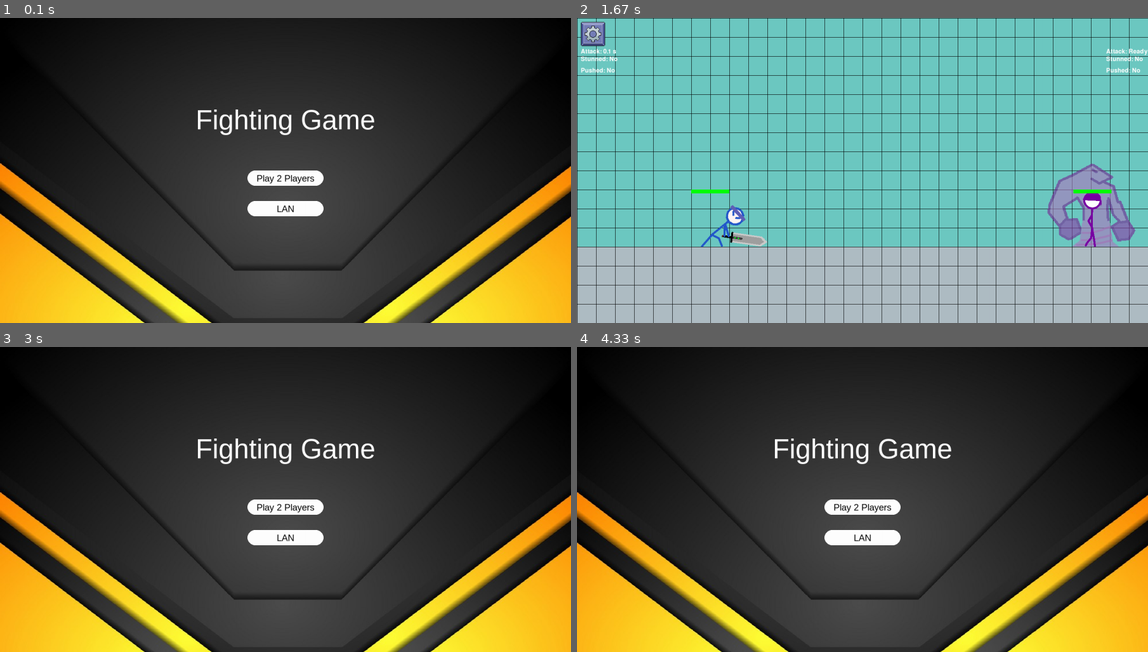
Above: before the commit, frames 1-4 (two rows, left to right).
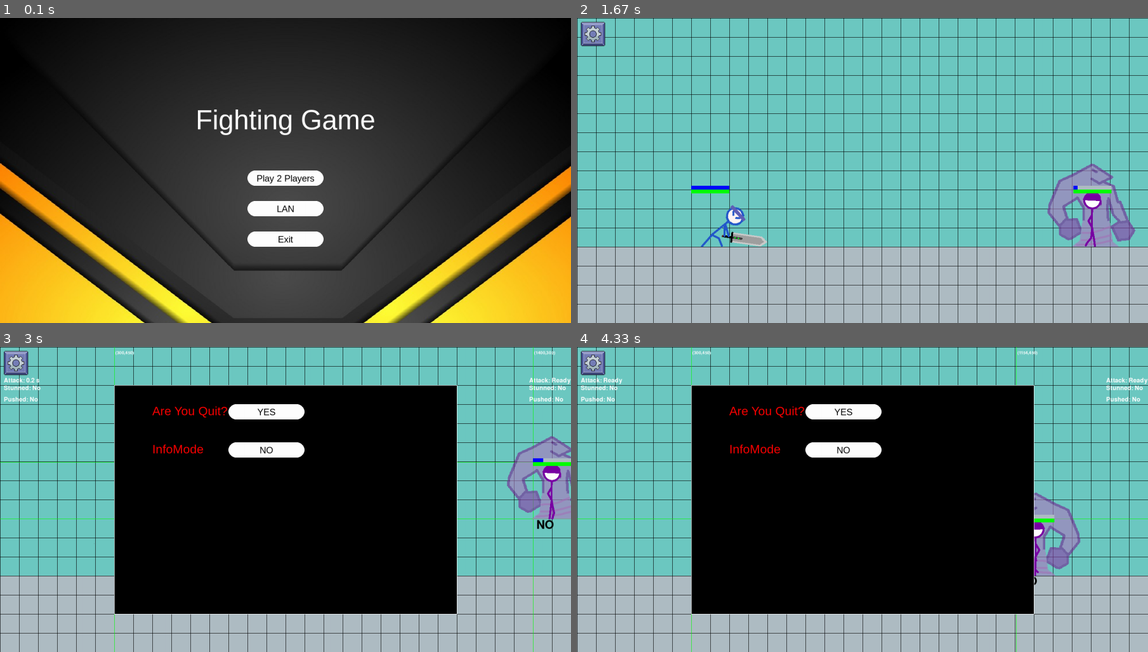
Above: after the commit, the same moments.

Repository: duyKhanh026/PythonPygameFighter
Game: pygame game, started from main.py
Two runs of this game, one before a commit and one after it. Both use one fixed random seed, a clock stepped at 60 frames per second and the inputs below.
Inputs (mouse positions are in pixels of both pictures, inside the frame that each line leads up to):
- Up to frame 1 (0.1 s): no input
- Up to frame 2 (1.67 s): click "Play 2 Players" at 0.38 s; hold P 0.67-1.13 s; hold Right 0.67-1.13 s; tap G at 1.22 s; hold Right from 1.55 s (still down); hold D from 1.55 s (still down); tap J at 1.62 s
- Up to frame 3 (3 s): tap J at 1.92, 2.83 s; release Right at 2.02 s; release D at 2.02 s; click (17, 362) at 2.15 s; click "YES" at 2.48 s; hold Up from 2.77 s (still down); hold W from 2.77 s (still down)
- Up to frame 4 (4.33 s): release Up at 3.07 s; release W at 3.07 s; hold Right 3.1-3.57 s; hold D 3.1-3.57 s; tap J at 3.17, 3.47, 3.67, 3.97, 4.23 s; tap E at 3.25 s; hold Left 3.6-4.13 s; hold A 3.6-4.13 s; tap G at 3.75 s; hold Left from 4.17 s (still down); hold A from 4.17 s (still down)

The runs differ from the first frame. In frame 1, 0.6% of the frame differs, in the area x 43-57%, y 70-75%; in frame 2, 0.5%; in frame 3, 99%, in the area x 0-100%, y 0-100%; in frame 4, 99%.

Commit message:
yare yare

Diff:
--- a/GUI/Menu.py
+++ b/GUI/Menu.py
@@ -1,4 +1,3 @@
-import sys
 import pygame
 from Values.values import *
 
@@ -22,18 +21,11 @@
         self.font_title = pygame.font.SysFont(font_use, 72)
         self.font_button = pygame.font.SysFont(font_use, 24)
 
-        # Button dimensions and colors
-        self.BUTTON_WIDTH = 200
-        self.BUTTON_HEIGHT = 40
-        self.BUTTON_MARGIN = 40  # Increased margin between buttons
-        self.BUTTON_COLOR = WHITE
-        self.BUTTON_TEXT_COLOR = BLACK
-
     # Function to draw a button
     def draw_button(self, text, x, y):
-        pygame.draw.rect(self.screen, self.BUTTON_COLOR, (x, y, self.BUTTON_WIDTH, self.BUTTON_HEIGHT), border_radius=20)
-        text_surface = self.font_button.render(text, True, self.BUTTON_TEXT_COLOR)
-        text_rect = text_surface.get_rect(center=(x + self.BUTTON_WIDTH // 2, y + self.BUTTON_HEIGHT // 2))
+        pygame.draw.rect(self.screen, BUTTON_COLOR, (x, y, BUTTON_WIDTH, BUTTON_HEIGHT), border_radius=20)
+        text_surface = self.font_button.render(text, True, BUTTON_TEXT_COLOR)
+        text_rect = text_surface.get_rect(center=(x + BUTTON_WIDTH // 2, y + BUTTON_HEIGHT // 2))
         self.screen.blit(text_surface, text_rect)
 
     # Function to draw the menu interface
@@ -46,8 +38,10 @@
         title_rect = game_title.get_rect(center=(self.window_width // 2, self.window_height // 3))
         self.screen.blit(game_title, title_rect)
         # Draw buttons
-        self.draw_button("Play 2 Players", (self.window_width - self.BUTTON_WIDTH) // 2, self.window_height // 2)
-        self.draw_button("LAN", (self.window_width - self.BUTTON_WIDTH) // 2, self.window_height // 2 + self.BUTTON_HEIGHT + self.BUTTON_MARGIN)
+        self.draw_button("Play 2 Players", (self.window_width - BUTTON_WIDTH) // 2, self.window_height // 2)
+        self.draw_button("LAN", (self.window_width - BUTTON_WIDTH) // 2, self.window_height // 2 + BUTTON_HEIGHT + BUTTON_MARGIN)
+        self.draw_button("Exit", (self.window_width - BUTTON_WIDTH) // 2, self.window_height // 2 + (BUTTON_HEIGHT + BUTTON_MARGIN) * 2)
+
         pygame.display.flip()
 
     # Main function
@@ -56,17 +50,22 @@
         for event in pygame.event.get():
             if event.type == pygame.QUIT:
                 pygame.quit()
-                sys.exit()
+                exit(1)
             elif event.type == pygame.MOUSEBUTTONDOWN:
                 mouse_x, mouse_y = pygame.mouse.get_pos()
                 # Check which button the player clicked
-                if (self.window_width - self.BUTTON_WIDTH) // 2 <= mouse_x <= (self.window_width - self.BUTTON_WIDTH) // 2 + self.BUTTON_WIDTH:
-                    if self.window_height // 2 <= mouse_y <= self.window_height // 2 + self.BUTTON_HEIGHT:
+                if (self.window_width - BUTTON_WIDTH) // 2 <= mouse_x <= (self.window_width - BUTTON_WIDTH) // 2 + BUTTON_WIDTH:
+                    if self.window_height // 2 <= mouse_y <= self.window_height // 2 + BUTTON_HEIGHT:
                         # print("Play with Bot")
                         self.play_option = 1
-                    elif self.window_height // 2 + self.BUTTON_HEIGHT + self.BUTTON_MARGIN <= mouse_y <= self.window_height // 2 + 2 * (self.BUTTON_HEIGHT + self.BUTTON_MARGIN):
+                    elif self.window_height // 2 + BUTTON_HEIGHT + BUTTON_MARGIN <= mouse_y <= self.window_height // 2 + (BUTTON_HEIGHT + BUTTON_MARGIN) * 2:
                         # print("Play 2 Players")
                         self.play_option = 2
+                    elif self.window_height // 2 + (BUTTON_HEIGHT + BUTTON_MARGIN) * 2 <= mouse_y <= self.window_height // 2 + (BUTTON_HEIGHT + BUTTON_MARGIN) * 4:
+                        # print("Play 2 Players")
+                        pygame.quit()
+                        exit(1)
+
             elif event.type == pygame.KEYDOWN:
                 if event.key == pygame.K_n:
                     # Change player name when 'n' key is pressed
--- a/GUI/client.py
+++ b/GUI/client.py
@@ -34,7 +34,7 @@
 
     def run(self):
         while self.game.game_over == 0:
-            self.game.run(None, True)
+            self.game.run(True)
             self.send(str(self.game.player1))
 
         self.send(self.DISCONNECT_MESSAGE)
--- a/GUI/offline_2player.py
+++ b/GUI/offline_2player.py
@@ -39,8 +39,8 @@
 
         self.settingBtn = py.image.load(f'assets/setting.png')
         self.settingClicked = False
-        self.score = 0
         self.retrunMenu = -1
+        self.infoMode = False
 
     def create_character(character_type, x, y, folder, color, keys, direction):
         if character_type == 'Character 1':
@@ -61,35 +61,38 @@
     # thực hiện xác nhận player thực hiện đánh thường hoặc đá
     def attack_confirmation(self, player, x, y):
         if player.attack_cooldown_p1 > 0:
-            draw_attack_cooldown(self.screen, player.attack_cooldown_p1, (x, y))
+            if self.infoMode:
+                draw_attack_cooldown(self.screen, player.attack_cooldown_p1, (x, y))
             player.attack_cooldown_p1 -= self.clock.get_time()
         elif player.state == 'ATK' or player.state == 'KIC':
             player.attack_ready_p1 = True
             player.attack_cooldown_p1 = 0
             player.state = 'NO'
-        else:
+        elif self.infoMode:
             draw_attack_ready(self.screen, (x, y))
 
     # xác nhận player bị choáng
     def stunning_confirmation(self, player, x, y):
         if player.stunned_cooldown_p1 > 0:
-            draw_stunned_cooldown(self.screen, player.stunned_cooldown_p1, (x, y))
+            if self.infoMode:
+                draw_stunned_cooldown(self.screen, player.stunned_cooldown_p1, (x, y))
             player.stunned_cooldown_p1 -= self.clock.get_time()
         elif not player.stunned_ready_p1:
             player.stunned_ready_p1 = True
             player.JUMP_POWER = -15
-        else:
+        elif self.infoMode:
             draw_stunned_ready(self.screen, (x, y))
 
     # xác nhận player bị đá
     def kicked_confirmation(self, player, x, y):
         if player.push_cooldown_p1 > 0:
-            draw_push_cooldown(self.screen, player.push_cooldown_p1, (x, y))
+            if self.infoMode:
+                draw_push_cooldown(self.screen, player.push_cooldown_p1, (x, y))
             player.push_cooldown_p1 -= self.clock.get_time()
         elif not player.push_ready_p1:
             player.push_ready_p1 = True
             player.state = 'NO'
-        else:
+        elif self.infoMode:
             draw_push_ready(self.screen, (x, y))
 
     # gán phía bị đẩy cho player
@@ -166,9 +169,7 @@
         self.attack_confirmation(self.player2, SCREEN_WIDTH - 110, toadoInfo)
 
         self.player_attack(self.player1, self.player2)
-        if self.player_attack(self.player2, self.player1):
-            self.score += 1
-            self.hitpoint = True
+        self.player_attack(self.player2, self.player1)
 
         self.player_kick(self.player1, self.player2)
         self.player_kick(self.player2, self.player1)
@@ -178,6 +179,22 @@
 
         self.kicked_confirmation(self.player1, 10, toadoInfo + 50)
         self.kicked_confirmation(self.player2, SCREEN_WIDTH - 110, toadoInfo + 50)
+
+        if self.infoMode:
+            for player in [self.player1, self.player2]:
+                # Draw position info
+                font = py.font.SysFont(None, 16)
+                text = font.render(' (' + str(player.rect.x) + ',' + str(player.rect.y) + ')', True, (255, 255,255))
+                self.screen.blit(text, (player.rect.x, 10))
+
+                # Draw text about the current state
+                font = py.font.SysFont(None, 46)
+                text = font.render(' ' + player.state, True, BLACK)
+                self.screen.blit(text, (player.rect.x, player.rect.y + player.rect.height))
+
+                py.draw.line(self.screen, GREEN, (0, player.rect.y), (SCREEN_WIDTH, player.rect.y), 1)
+                py.draw.line(self.screen, GREEN, (player.rect.x, 0), (player.rect.x, SCREEN_HEIGHT), 1)
+
 
     def _update_ui_client(self):
         self.backgr()
@@ -227,26 +244,24 @@
         py.draw.line(self.screen, WHITE, rect.topright, rect.bottomright)
         py.draw.line(self.screen, WHITE, rect.bottomright, rect.bottomleft)
         py.draw.line(self.screen, WHITE, rect.bottomleft, rect.topleft)
-        font = py.font.SysFont("Arial", 32)
+        font = py.font.SysFont(font_use, 32)
         text = font.render('Are You Quit?', True, RED)
         self.screen.blit(text, (400, 150))
         self.draw_button("YES" , 600, 150)
 
+        text = font.render('InfoMode', True, RED)
+        self.screen.blit(text, (400, 250))
+        self.draw_button("NO" if self.infoMode else "YES" , 600, 250)
+
     # Function to draw a button
     def draw_button(self, text, x, y):
-        font_button = py.font.SysFont("Arial", 24)
-        # Button dimensions and colors
-        BUTTON_WIDTH = 200
-        BUTTON_HEIGHT = 40
-        BUTTON_MARGIN = 40  # Increased margin between buttons
-        BUTTON_COLOR = (255, 255, 255)  # White color for buttons
-        BUTTON_TEXT_COLOR = (0, 0, 0)  # Black color for text on buttons
+        font_button = py.font.SysFont(font_use, 24)
         py.draw.rect(self.screen, BUTTON_COLOR, (x, y, BUTTON_WIDTH, BUTTON_HEIGHT), border_radius=20)
         text_surface = font_button.render(text, True, BUTTON_TEXT_COLOR)
         text_rect = text_surface.get_rect(center=(x + BUTTON_WIDTH // 2, y + BUTTON_HEIGHT // 2))
         self.screen.blit(text_surface, text_rect)
 
-    def run(self, action=None , online=False):
+    def run(self, online=False):
 
         if self.game_over == 0:
             if online:
@@ -271,6 +286,8 @@
         for event in py.event.get():
             if event.type == py.QUIT:
                 self.game_over = 1
+                py.quit()
+                exit(1)
             elif event.type == py.MOUSEBUTTONDOWN:
                 mouse_x, mouse_y = py.mouse.get_pos()
                 if 10 <= mouse_x <= (10 + 64):
@@ -280,7 +297,11 @@
                     if 600 <= mouse_x <= (600 + 200):
                         if 150 <= mouse_y <= (150 + 40):
                             self.retrunMenu = 1
+                    if 600 <= mouse_x <= (600 + 200):
+                        if 250 <= mouse_y <= (250 + 40):
+                            self.infoMode = not self.infoMode
+                            self.retrunMenu = 2
 
     def start(self):
-        while True:
+        while self.game_over == 0:
             self.run()
--- a/Values/values.py
+++ b/Values/values.py
@@ -11,6 +11,12 @@
 BLUE   = (0, 0, 255)
 GRAY   = (175, 189, 196)
 
+BUTTON_WIDTH = 200
+BUTTON_HEIGHT = 40
+BUTTON_MARGIN = 40
+BUTTON_COLOR = WHITE
+BUTTON_TEXT_COLOR = BLACK
+
 ground_height = 600
 
 menu_background = "GUI/background.jpg"
--- a/classes/character1.py
+++ b/classes/character1.py
@@ -9,6 +9,8 @@
 		self.hinh_1_list = []
 		self.lengt = int(600 / 50)
 		self.startX = 0
+		self.energy_recover = 0.3
+		self.time_to_active_skill = 50
 
 		# Thêm 10 biến hình 1 vào list
 		for i in range(0, self.lengt):
@@ -23,7 +25,7 @@
 			self.walkCount = 0
 		if self.kicAcount + 1 >= 42: # 7frame
 			self.kicAcount = 0
-		if self.sp1count + 1 >= 114: # 19 frame
+		if self.sp1count + 1 >= self.time_to_active_skill: # 19 frame
 			self.skill1 = True
 			self.sp1count = 113
 		if self.idlecount >= 30:
--- a/classes/player.py
+++ b/classes/player.py
@@ -31,6 +31,9 @@
 		self.side = side
 		self.max_health = 100
 		self.health = self.max_health
+		self.max_energy = 100
+		self.energy = self.max_energy
+		self.energy_recover = 0.2
 
 	def set_control_keys(self, move_left_key, move_right_key, jump_key, atk_key, def_key, kick_key, sp1_key):
 		self.move_left_key = move_left_key
@@ -95,16 +98,12 @@
 		# Draw health bar
 		py.draw.rect(surface, RED, (self.rect.x, self.rect.y, self.rect.width, 10))
 		py.draw.rect(surface, GREEN, (self.rect.x, self.rect.y, int(self.rect.width * (self.health / self.max_health)), 10))
-
-		# # Draw position info
-		# font = py.font.SysFont(None, 16)
-		# text = font.render(' (' + str(self.rect.x) + ',' + str(self.rect.y) + ')', True, (255, 255,255))
-		# surface.blit(text, (self.rect.x, 10))
-
-		# # Draw text about the current state
-		# font = py.font.SysFont(None, 46)
-		# text = font.render(' ' + self.state, True, (255, 255,255))
-		# surface.blit(text, (self.rect.x, self.rect.y + self.rect.height // 2))
+		# Draw health bar
+		py.draw.rect(surface, GRAY, (self.rect.x, self.rect.y - 10, self.rect.width, 10))
+		py.draw.rect(surface, BLUE, (self.rect.x, self.rect.y - 10, int(self.rect.width * (self.energy / self.max_energy)), 10))
+		if self.energy < self.max_energy:
+			self.energy += self.energy_recover
+
 
 	def go_left(self):
 		self.right = False
@@ -140,9 +139,10 @@
 		if self.move_left_key == None:
 			return
 
-		if key[self.sp1_key] and not self.skill1:
+		if key[self.sp1_key] and not self.skill1 and self.energy >= self.max_energy:
 			self.state = 'SP1'
 			self.sp1count = 0
+			self.energy = 0
 		elif self.state == 'DEF' or self.state == 'NO':
 			if key[self.atk_key]:
 				self.atkAcount = 0
--- a/main.py
+++ b/main.py
@@ -13,7 +13,7 @@
             # Vào game 2 người chơi 1 máy
             if menu.play_option == 1:
                 offline_2player = Offline_2player(menu.screen, "Character 1", "Character 2")
-                while offline_2player.retrunMenu == -1:
+                while offline_2player.retrunMenu != 1:
                     offline_2player.run()
 
             # Kết nối thông qua Lan
